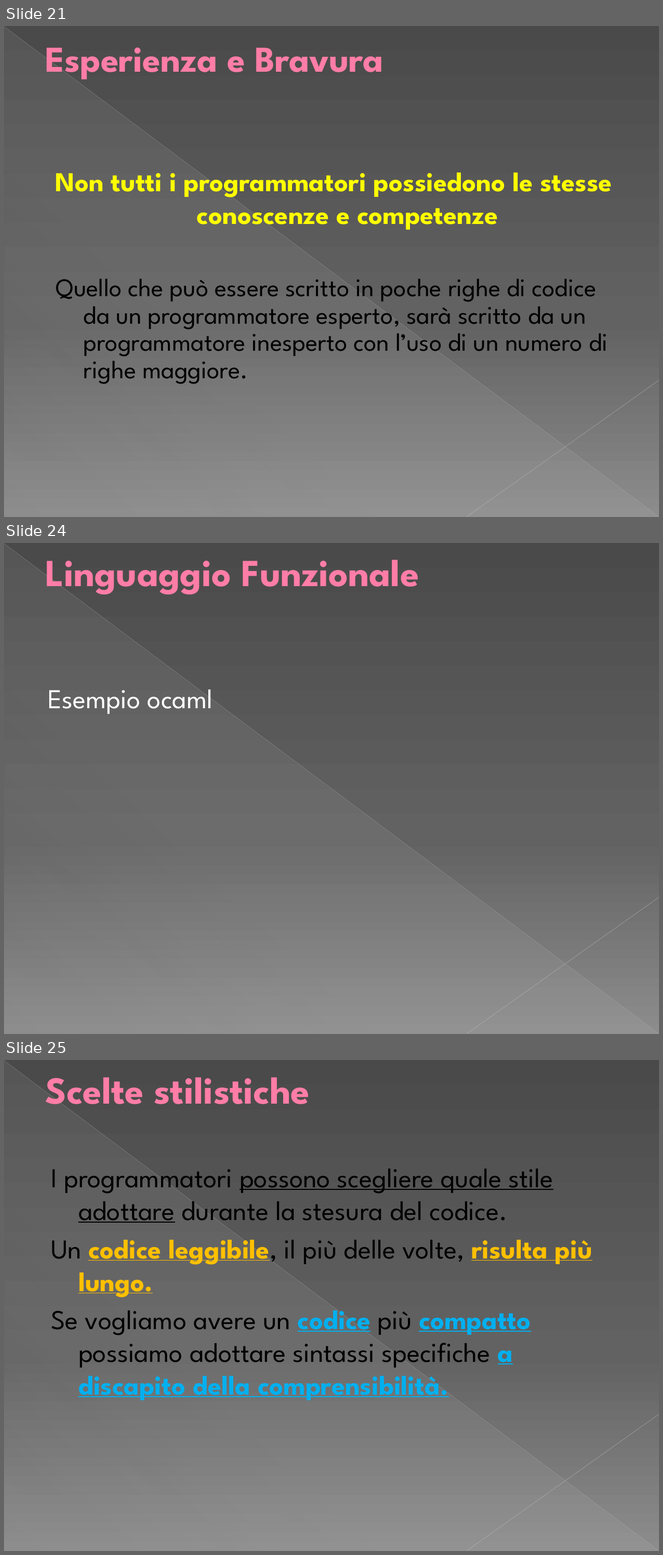
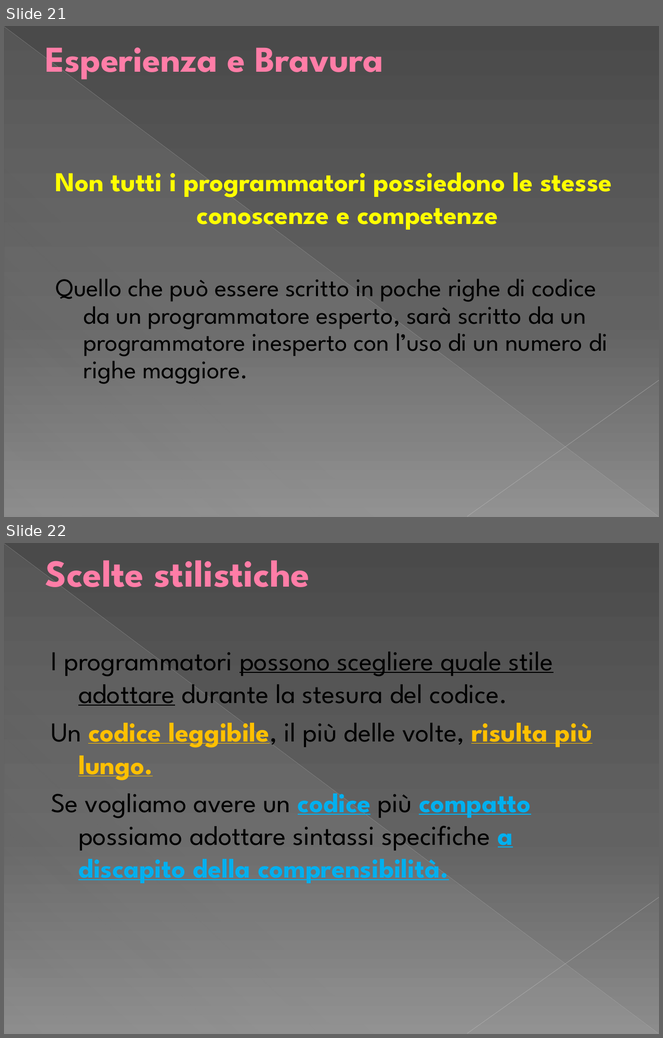
Before and after one commit to yan0z/ISW, a slide deck: Quesito 5 Team/Metrica – Linee di codice.pptx. Shown one above the other, each under a label of ours: slides 21, 24 and 25 before the commit, slides 21 and 22 after it; the slides between them are not shown. The pictures are 663x1555 and 663x1038 pixels, drawn with LibreOffice and Linux fonts; fonts in the diff are those of the drawing. Boxes give left, top, right and bottom in pixels: in the first picture for what was removed or moved away, otherwise in the second. Text is boxed around its words. In the diff, an @@ line names an element or a change of style, - is before the commit and + after.

```diff
--- a/Quesito 5 Team/Metrica – Linee di codice.pptx
+++ b/Quesito 5 Team/Metrica – Linee di codice.pptx
@@ slide 24 removed at [4, 543, 659, 1034], background gradient #4A4A4A to #626262 to #8C8C8C; not listed: 3 template elements that a slide beside it also shows @@
@@ title removed at [45, 560, 419, 597] @@
-Linguaggio Funzionale
@@ text removed at [48, 690, 213, 714] @@
-Esempio ocaml
@@ what was slide 25 is now slide 22 @@
```
Also in this commit, not shown: 4 slides changed, 2 slides added, 2 other slides removed, 16 other files.
